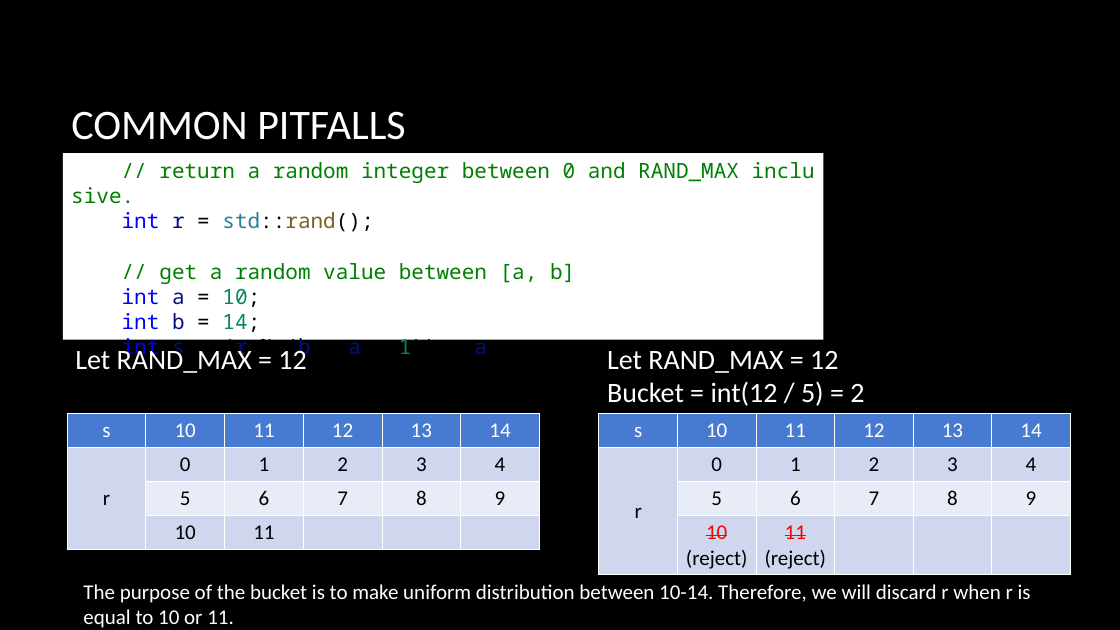
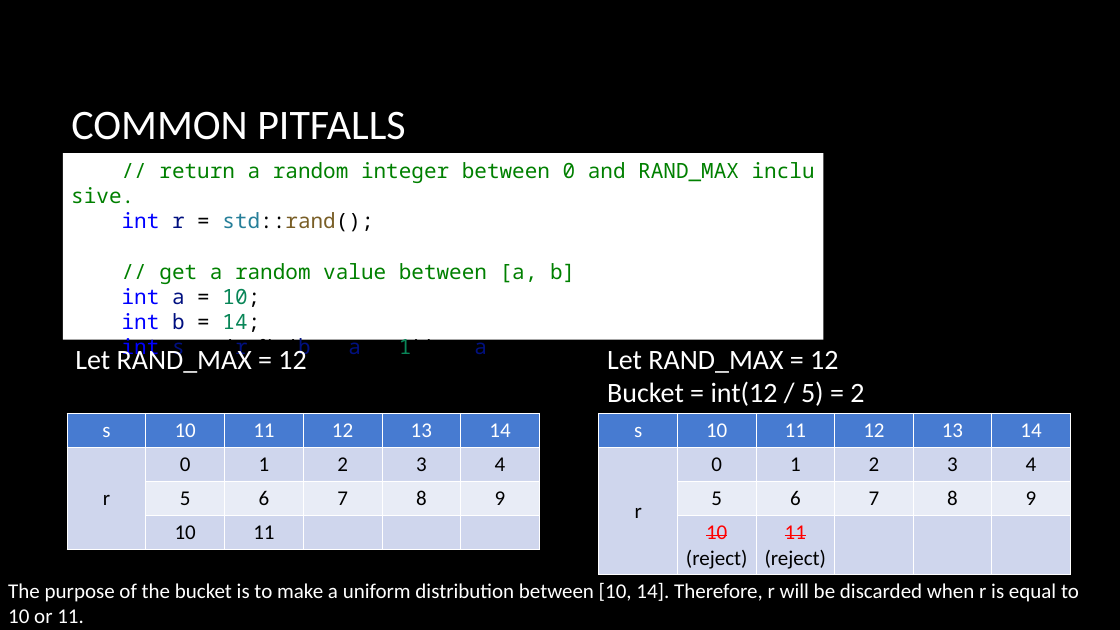
Before and after one commit to CNOCycle/cpp_tutorial, a slide deck: slide 14 of lab04-googletest/00-lab04.pptx. Drawn at 1120x630 pixels with LibreOffice and Linux fonts; fonts in the diff are those of the drawing; background and template pictures are left out. Boxes give left, top, right and bottom in pixels: in the first picture for what was removed or moved away, otherwise in the second. Text is boxed around its words. In the diff, an @@ line names an element or a change of style, - is before the commit and + after.

```diff
--- a/lab04-googletest/00-lab04.pptx
+++ b/lab04-googletest/00-lab04.pptx
@@ text at box(8, 582, 1079, 623): text changed @@
-The purpose of the bucket is to make uniform distribution between 10-14. Therefore, we will discard r when r is equal to 10 or 11.
+The purpose of the bucket is to make a uniform distribution between [10, 14]. Therefore, r will be discarded when r is equal to 10 or 11.
```
Also in this commit, not shown: 2 other slides changed.
